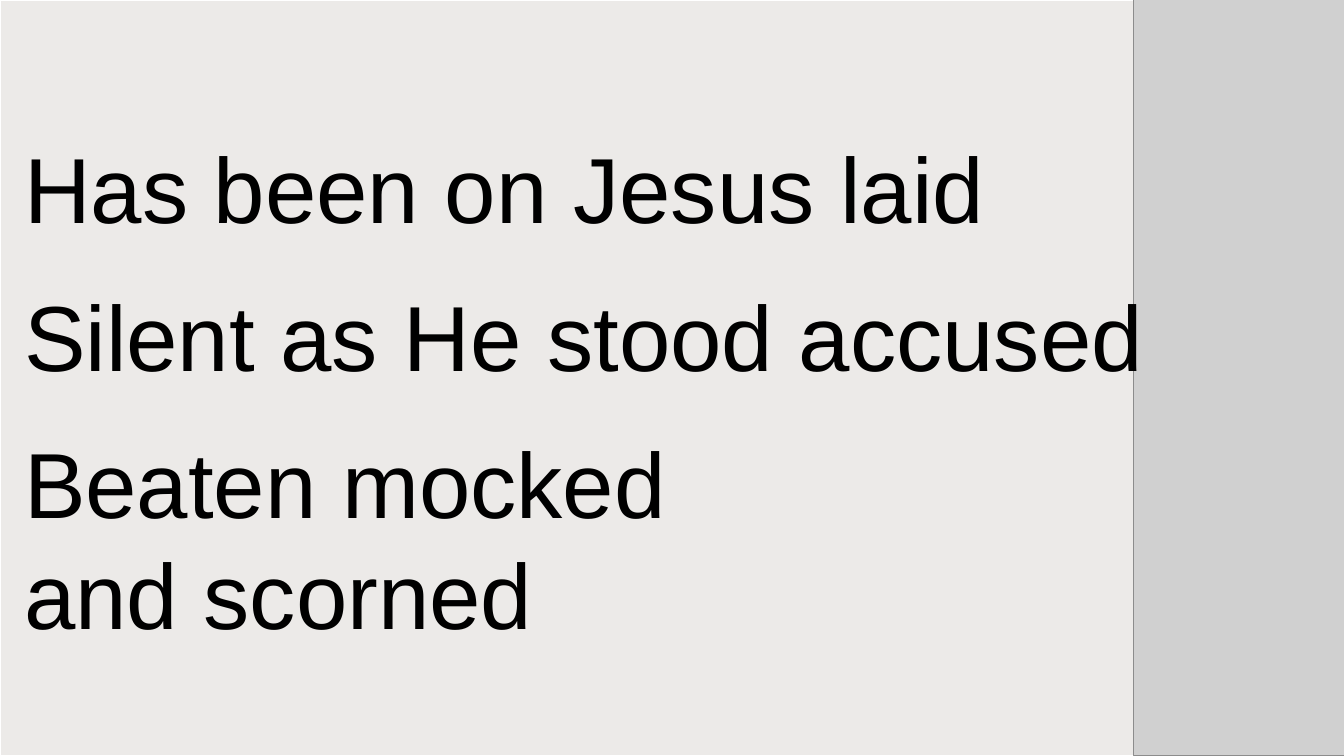
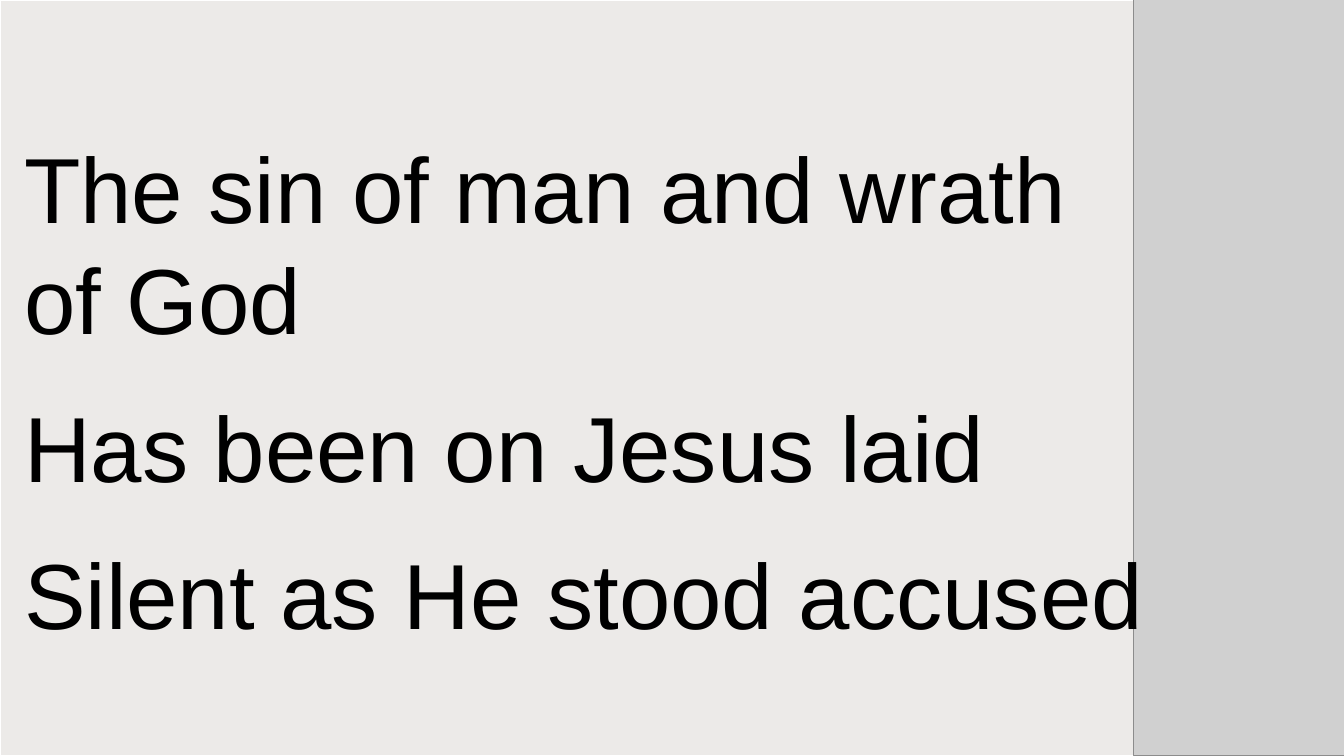
Before and after one commit to gwfrench164-collab/worship_slides, a slide deck: slide 123 of dev_out/decks/songs_test.pptx (slide 122 before the commit). Drawn at 1344x756 pixels with LibreOffice and Linux fonts; fonts in the diff are those of the drawing; grey boxes stand for pictures. Boxes give left, top, right and bottom in pixels: in the first picture for what was removed or moved away, otherwise in the second. Text is boxed around its words. In the diff, an @@ line names an element or a change of style, - is before the commit and + after.

```diff
--- a/dev_out/decks/songs_test.pptx
+++ b/dev_out/decks/songs_test.pptx
@@ text at (24,156,1066,335): paragraphs added @@
+The sin of man and wrath
+of God
@@ text at (24,415,984,483): more space between paragraphs @@
@@ text at (24,451,665,630): paragraphs removed @@
-Beaten mocked
-and scorned
```
Also in this commit, not shown: 28 other slides changed, 8 slides added, 4 slides removed, 18 other files.
